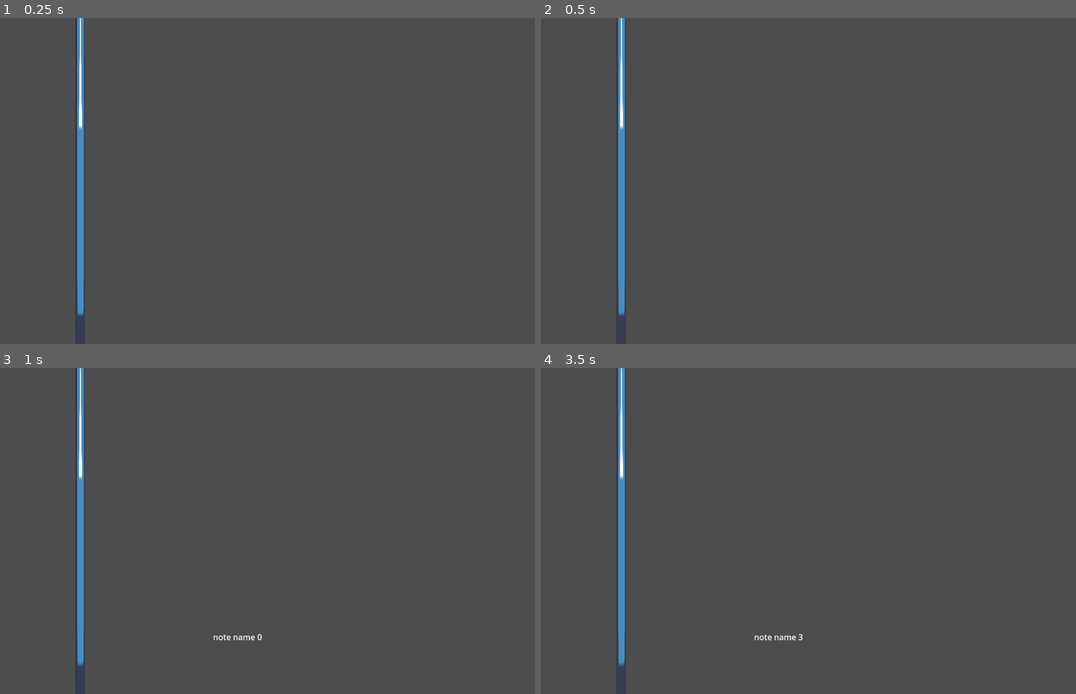
Above: before the commit, frames 1-4 (two rows, left to right).
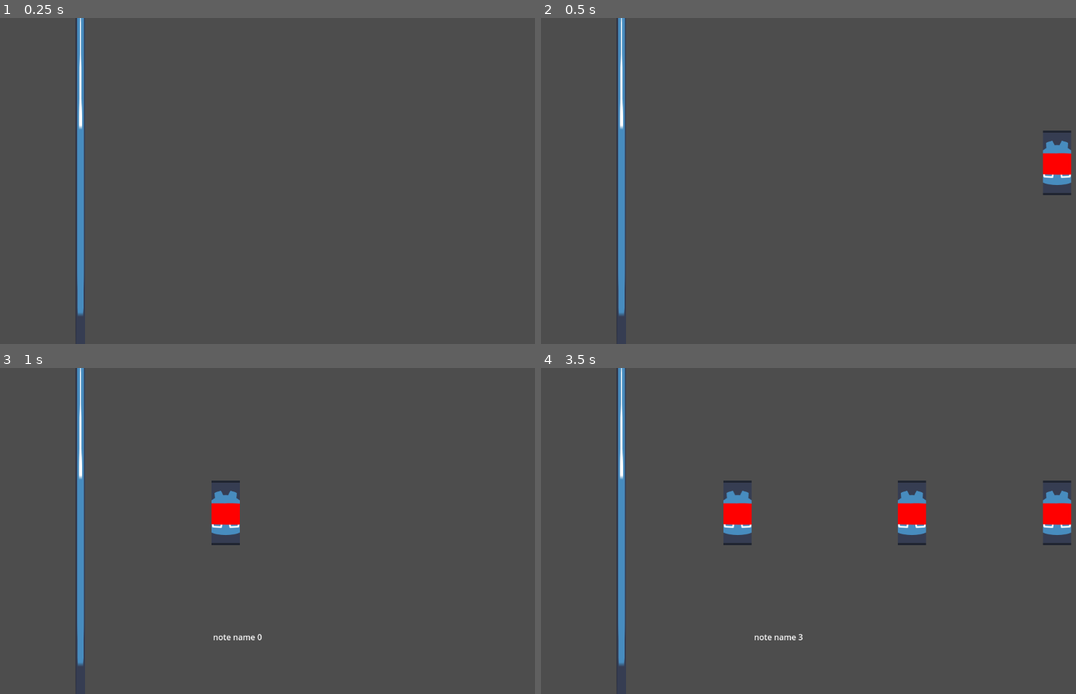
Above: after the commit, the same moments.

Repository: ValorZard/BandGame
Game: Godot game, scene res://TestScene.tscn
Two runs of this game, one before a commit and one after it. Both use one fixed random seed, a clock stepped at 60 frames per second and the inputs below. The engine's default icon, where the game draws it, is replaced by a stand-in: a white triangle on a blue panel in a dark square.
Inputs:
- Up to frame 1 (0.25 s): no input
- Up to frame 2 (0.5 s): no input
- Up to frame 3 (1 s): tap A (note1) at 0.6 s
- Up to frame 4 (3.5 s): tap S (note2) at 1.35 s; tap D (note3) at 2.1 s; tap F (note4) at 2.85 s

Frame 1 is identical in both runs. In frame 2, 0.7% of the frame differs, in the area x 93-100%, y 34-55%; in frame 3, 0.7%; in frame 4, 2.2%, in the area x 34-100%, y 34-55%.

Commit message:
fix broken texture

Diff:
--- a/TestScene.tscn
+++ b/TestScene.tscn
@@ -1,7 +1,6 @@
-[gd_scene load_steps=4 format=3 uid="uid://byjt6qcu7xktc"]
+[gd_scene load_steps=3 format=3 uid="uid://byjt6qcu7xktc"]
 
 [ext_resource type="Script" path="res://HitDetector.gd" id="1_3xjcu"]
-[ext_resource type="PackedScene" uid="uid://ty3elqaubn2j" path="res://note.tscn" id="2_qhgul"]
 [ext_resource type="Texture2D" uid="uid://cmvxhynvubwrn" path="res://icon.svg" id="3_1q2pg"]
 
 [node name="HitDetector" type="Node2D"]
@@ -17,8 +16,6 @@
 offset_right = 503.0
 offset_bottom = 546.0
 
-[node name="Note" parent="." instance=ExtResource("2_qhgul")]
-
 [node name="Score" type="Label" parent="."]
 offset_left = 48.0
 offset_top = 574.0
--- a/note.tscn
+++ b/note.tscn
@@ -1,7 +1,7 @@
 [gd_scene load_steps=2 format=3 uid="uid://ty3elqaubn2j"]
 
-[ext_resource type="Texture2D" uid="uid://kc6al2cf61m0" path="res://assets/textures/notes/note.png" id="1_8c4ek"]
+[ext_resource type="Texture2D" uid="uid://dgqqej1sjrn7b" path="res://assets/textures/notes/noteA.png" id="1_taivt"]
 
 [node name="Note" type="Sprite2D"]
 position = Vector2(1228, 288)
-texture = ExtResource("1_8c4ek")
+texture = ExtResource("1_taivt")
